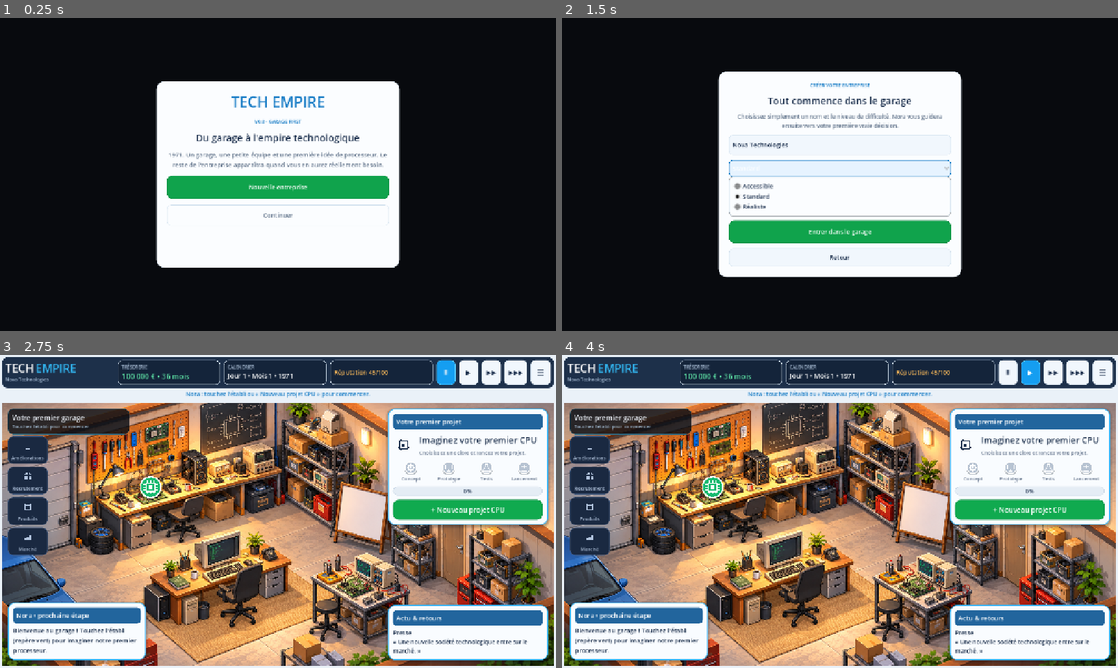
Above: before the commit, frames 1-4 (two rows, left to right).
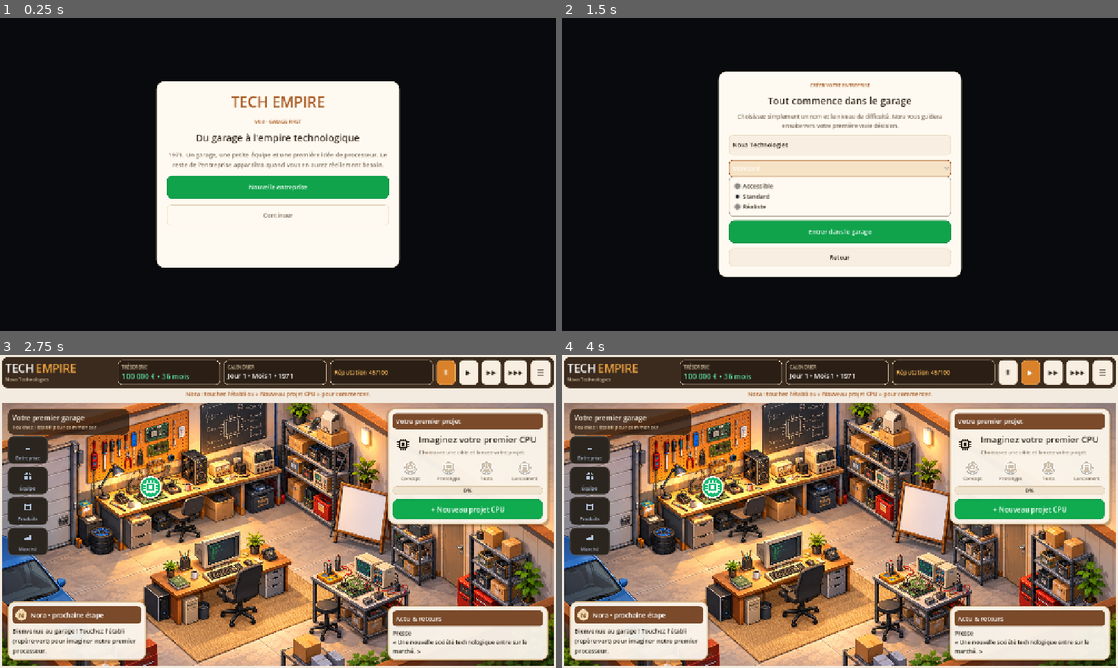
Above: after the commit, the same moments.

Repository: vadorus/addonhardwaregame2d
Game: Godot game, scene res://main.tscn
The game is run twice, just before and just after one commit, with the same random seed, the same clock (stepped at 60 frames per second) and the same inputs.
Inputs:
- Up to frame 1 (0.25 s): no input
- Up to frame 2 (1.5 s): click "Nouvelle entreprise" at 0.5 s; click "Standard" at 1.25 s
- Up to frame 3 (2.75 s): click "Entrer dans le garage" at 2 s
- Up to frame 4 (4 s): click "Ⅱ" at 2.75 s; click "▶" at 3.5 s

The runs differ from the first frame. In frame 1, 1.4% of the frame differs, in the area x 28-72%, y 20-80%; in frame 2, 8.4%; in frame 3, 34%, in the area x 0-100%, y 0-100%; in frame 4, 34%.

Commit message:
v0.8.1: passe chaleur — palette crème/bois/ambre, cartes translucides, visage de Nora, rail aligné sur la navigation
Voir docs/reviews/V081_avant_apres.png

Diff:
--- a/main.gd
+++ b/main.gd
@@ -233,7 +233,7 @@
 	add_child(root_box)
 	game_root = root_box
 
-	var header := _card(Color("1d304a"), 12, 8)
+	var header := _card(Color("3b2b1e"), 12, 8)
 	header.custom_minimum_size.y = 68
 	root_box.add_child(header)
 	var top := HBoxContainer.new()
@@ -251,12 +251,12 @@
 	tech_word.add_theme_color_override("font_color", Color.WHITE)
 	wordmark.add_child(tech_word)
 	var empire := _label("EMPIRE", 26)
-	empire.add_theme_color_override("font_color", Color("32b8f4"))
+	empire.add_theme_color_override("font_color", Color("f2a541"))
 	wordmark.add_child(empire)
 	header_brand_box = brand_box
 	header_wordmark = [tech_word, empire]
 	company_label = _label("Tech Empire", 11)
-	company_label.add_theme_color_override("font_color", Color("b2c7df"))
+	company_label.add_theme_color_override("font_color", Color("dcc7a6"))
 	company_label.vertical_alignment = VERTICAL_ALIGNMENT_CENTER
 	brand_box.add_child(company_label)
 
@@ -264,33 +264,33 @@
 	spacer.custom_minimum_size.x = 8
 	top.add_child(spacer)
 
-	var money_chip := _card(Color("14243a"), 10, 9)
+	var money_chip := _card(Color("2b1f15"), 10, 9)
 	money_chip.size_flags_horizontal = Control.SIZE_EXPAND_FILL
 	var cash_box := VBoxContainer.new()
 	cash_box.add_theme_constant_override("separation", 1)
 	money_chip.add_child(cash_box)
 	var cash_caption := _muted_label("TRÉSORERIE", 10)
-	cash_caption.add_theme_color_override("font_color", Color("b2c7df"))
+	cash_caption.add_theme_color_override("font_color", Color("dcc7a6"))
 	cash_box.add_child(cash_caption)
 	money_label = _label("%s €" % _money(BalanceManager.starting_capital()), 17)
 	money_label.add_theme_color_override("font_color", Color("5ce0a4"))
 	cash_box.add_child(money_label)
 	top.add_child(money_chip)
 
-	var date_chip := _card(Color("14243a"), 10, 9)
+	var date_chip := _card(Color("2b1f15"), 10, 9)
 	date_chip.size_flags_horizontal = Control.SIZE_EXPAND_FILL
 	var calendar_box := VBoxContainer.new()
 	calendar_box.add_theme_constant_override("separation", 1)
 	date_chip.add_child(calendar_box)
 	var calendar_caption := _muted_label("CALENDRIER", 10)
-	calendar_caption.add_theme_color_override("font_color", Color("b2c7df"))
+	calendar_caption.add_theme_color_override("font_color", Color("dcc7a6"))
 	calendar_box.add_child(calendar_caption)
 	date_label = _label("Mois 1 • 1971", 15)
 	date_label.add_theme_color_override("font_color", Color.WHITE)
 	calendar_box.add_child(date_label)
 	top.add_child(date_chip)
 
-	var rep_chip := _card(Color("14243a"), 10, 9)
+	var rep_chip := _card(Color("2b1f15"), 10, 9)
 	rep_chip.size_flags_horizontal = Control.SIZE_EXPAND_FILL
 	reputation_label = _label("Réputation 0", 14)
 	reputation_label.add_theme_color_override("font_color", Color("ffbd5a"))
@@ -303,7 +303,7 @@
 		speed_button.custom_minimum_size = Vector2(44, 46)
 		var speed := float(data[1])
 		speed_button.toggle_mode = true
-		speed_button.add_theme_stylebox_override("pressed", UI.stylebox(Color("159ef1"), 10, 1, Color("57ccff"), 8))
+		speed_button.add_theme_stylebox_override("pressed", UI.stylebox(Color("d9822b"), 10, 1, Color("f0b060"), 8))
 		speed_button.set_meta("speed", speed)
 		speed_buttons.append(speed_button)
 		speed_button.pressed.connect(_request_time_scale.bind(speed))
@@ -1488,7 +1488,7 @@
 	app_theme.set_color("font_color", "LineEdit", APP_TEXT)
 	app_theme.set_color("font_placeholder_color", "LineEdit", APP_MUTED)
 	app_theme.set_color("caret_color", "LineEdit", APP_CYAN)
-	app_theme.set_color("selection_color", "LineEdit", Color("b9def7"))
+	app_theme.set_color("selection_color", "LineEdit", Color("f3d7ae"))
 	app_theme.set_stylebox("normal", "OptionButton", _stylebox(APP_PANEL_ALT, 8, 1, APP_LINE, 9))
 	app_theme.set_stylebox("hover", "OptionButton", _stylebox(APP_CYAN_DARK, 8, 1, APP_CYAN, 9))
 	app_theme.set_stylebox("pressed", "OptionButton", _stylebox(APP_CYAN_DARK, 8, 1, APP_CYAN, 9))
--- a/ui/FirstCpuWorkshop.gd
+++ b/ui/FirstCpuWorkshop.gd
@@ -119,8 +119,8 @@
 	center.size_flags_vertical = Control.SIZE_EXPAND_FILL
 	scroll.add_child(center)
 
-	_panel = LOOK.card(Color("fbfdff"), 20, 20)
-	var panel_style := UI.stylebox(Color("fbfdff"), 20, 2, Color("38b7ff"), 20)
+	_panel = LOOK.card(Color("fffaf1"), 20, 20)
+	var panel_style := UI.stylebox(Color("fffaf1"), 20, 2, Color("e39a45"), 20)
 	panel_style.shadow_color = Color(0.015, 0.05, 0.10, 0.4)
 	panel_style.shadow_size = 12
 	_panel.add_theme_stylebox_override("panel", panel_style)
@@ -135,19 +135,19 @@
 	var header_row := HBoxContainer.new()
 	header_row.add_theme_constant_override("separation", 12)
 	header.add_child(header_row)
-	header_row.add_child(LOOK.badge("chip", Color("159ded"), 48))
+	header_row.add_child(LOOK.badge("chip", Color("d9822b"), 48))
 	var header_copy := VBoxContainer.new()
 	header_copy.size_flags_horizontal = Control.SIZE_EXPAND_FILL
 	header_copy.add_theme_constant_override("separation", 2)
 	header_row.add_child(header_copy)
 	header_copy.add_child(LOOK.label("Atelier CPU", 25, Color.WHITE))
-	_year_label = LOOK.label("", 12, Color("dcefff"))
+	_year_label = LOOK.label("", 12, Color("f6e3c6"))
 	header_copy.add_child(_year_label)
 	_step_label = LOOK.label("1  Objectif     ›     2  Projet", 14, Color.WHITE)
 	header_row.add_child(_step_label)
 	shell.add_child(header)
 
-	_guide_card = LOOK.card(Color("edf6ff"), 12, 10)
+	_guide_card = LOOK.card(Color("faf0e0"), 12, 10)
 	var guide_card := _guide_card
 	var guide_row := HBoxContainer.new()
 	guide_row.add_theme_constant_override("separation", 10)
@@ -389,7 +389,7 @@
 	advisor_box.add_child(_advisor_label)
 	right_column.add_child(advisor_panel)
 
-	var preview_panel := LOOK.card(Color("edf6ff"), 12, 12)
+	var preview_panel := LOOK.card(Color("faf0e0"), 12, 12)
 	_preview_label = LOOK.muted_label("", 13)
 	_preview_label.autowrap_mode = TextServer.AUTOWRAP_WORD_SMART
 	preview_panel.add_child(_preview_label)
--- a/ui/GarageHub.gd
+++ b/ui/GarageHub.gd
@@ -5,9 +5,9 @@
 const ROOM_ART_PATH := "res://assets/ui/garage_reference_v09.png"
 const BADGE := preload("res://ui/GarageBadge.gd")
 const LOOK := preload("res://ui/WorkshopStyle.gd")
-const INK := Color("20334f")
-const MUTED := Color("62728a")
-const BLUE := Color("159ef1")
+const INK := Color("2e2418")
+const MUTED := Color("7a6a58")
+const BLUE := Color("d9822b")
 const WORKPLACE_ART := {
 	0:ROOM_ART_PATH,
 	1:ROOM_ART_PATH,
@@ -17,8 +17,9 @@
 const GARAGE_EMPTY_ART_PATH := ROOM_ART_PATH
 const GARAGE_FALLBACK_PATH := "res://assets/ui/garage_hq.svg"
 const SIDE_ACTIONS := [
-	{"label":"Améliorations","tab":1,"feature":"COMPANY","icon":"screen"},
-	{"label":"Recrutement","tab":2,"feature":"TEAM","icon":"people"},
+	# Mêmes noms que la barre de navigation : un seul vocabulaire pour les mêmes écrans.
+	{"label":"Entreprise","tab":1,"feature":"COMPANY","icon":"screen"},
+	{"label":"Équipe","tab":2,"feature":"TEAM","icon":"people"},
 	{"label":"Produits","tab":4,"feature":"PRODUCTS","icon":"box"},
 	{"label":"Marché","tab":5,"feature":"MARKET","icon":"chart"}
 ]
@@ -28,7 +29,7 @@
 	{"name":"Établi CPU","subtitle":"Conception processeur","tab":3,"feature":"LAB","icon":"chip","color":Color("17ba70"),"rect":Rect2(0.24,0.28,0.06,0.10)},
 	{"name":"Banc de test","subtitle":"Prototype & validation","tab":3,"feature":"LAB","icon":"flask","color":Color("af51de"),"rect":Rect2(0.60,0.54,0.06,0.10)},
 	{"name":"Tableau de planification","subtitle":"R&D, pistes et équipe","tab":3,"feature":"LAB","icon":"chart","color":Color("e4a225"),"rect":Rect2(0.61,0.33,0.06,0.10)},
-	{"name":"Bureau du fondateur","subtitle":"Direction de l'entreprise","tab":1,"feature":"COMPANY","icon":"screen","color":Color("159ef1"),"rect":Rect2(0.39,0.51,0.06,0.10)},
+	{"name":"Bureau du fondateur","subtitle":"Direction de l'entreprise","tab":1,"feature":"COMPANY","icon":"screen","color":Color("3a8fd6"),"rect":Rect2(0.39,0.51,0.06,0.10)},
 	{"name":"Stock & production","subtitle":"Industrialisation","tab":4,"feature":"PRODUCTS","icon":"box","color":Color("ed9440"),"rect":Rect2(0.84,0.60,0.06,0.10)}
 ]
 
@@ -76,6 +77,7 @@
 ## Source des décisions PDG ; remplaçable par les tests.
 var decision_source: Callable = Callable()
 var _focus: Dictionary = {}
+var _phase_row: HBoxContainer
 
 func _ready() -> void:
 	custom_minimum_size = Vector2(0, 560)
@@ -121,7 +123,7 @@
 
 func _build_overlay() -> void:
 	_room_badge = PanelContainer.new()
-	_room_badge.add_theme_stylebox_override("panel", _panel_style(Color(0.03, 0.05, 0.08, 0.82), Color(0.18, 0.42, 0.52, 0.75), 12, 10))
+	_room_badge.add_theme_stylebox_override("panel", _panel_style(Color(0.17, 0.11, 0.07, 0.80), Color(0.72, 0.52, 0.30, 0.75), 12, 10))
 	_room_badge.mouse_filter = Control.MOUSE_FILTER_IGNORE
 	add_child(_room_badge)
 
@@ -131,12 +133,12 @@
 	_room_title = Label.new()
 	_room_title.text = "Garage aménagé"
 	_room_title.add_theme_font_size_override("font_size", 16)
-	_room_title.add_theme_color_override("font_color", Color(0.95, 0.97, 1.0))
+	_room_title.add_theme_color_override("font_color", Color(1.0, 0.96, 0.89))
 	room_box.add_child(_room_title)
 	_room_subtitle = Label.new()
 	_room_subtitle.text = "Touchez un élément du décor"
-	_room_subtitle.add_theme_font_size_override("font_size", 11)
-	_room_subtitle.add_theme_color_override("font_color", Color(0.63, 0.73, 0.82))
+	_room_subtitle.add_theme_font_size_override("font_size", 12)
+	_room_subtitle.add_theme_color_override("font_color", Color(0.90, 0.80, 0.66))
 	room_box.add_child(_room_subtitle)
 
 	_build_gameplay_overlays()
@@ -183,7 +185,7 @@
 	_context_panel = PanelContainer.new()
 	_context_panel.visible = false
 	_context_panel.z_index = 20
-	_context_panel.add_theme_stylebox_override("panel", _panel_style(Color("fbfdff"), BLUE, 14, 14))
+	_context_panel.add_theme_stylebox_override("panel", _panel_style(Color("fffaf1"), BLUE, 14, 14))
 	add_child(_context_panel)
 
 	var context_box := VBoxContainer.new()
@@ -192,7 +194,7 @@
 	_context_title = Label.new()
 	_context_title.add_theme_font_size_override("font_size", 19)
 	_context_title.add_theme_color_override("font_color", Color.WHITE)
-	_context_title.add_theme_stylebox_override("normal", _panel_style(Color("2166a3"), BLUE, 8, 8))
+	_context_title.add_theme_stylebox_override("normal", _panel_style(Color("7a4a2a"), BLUE, 8, 8))
 	context_box.add_child(_context_title)
 	_context_subtitle = Label.new()
 	_context_subtitle.add_theme_font_size_override("font_size", 12)
@@ -242,6 +244,7 @@
 	var phases := HBoxContainer.new()
 	phases.add_theme_constant_override("separation", 4)
 	project_box.add_child(phases)
+	_phase_row = phases
 	for phase in [["Concept", "chip"], ["Prototype", "screen"], ["Tests", "flask"], ["Lancement", "box"]]:
 		var cell := VBoxContainer.new()
 		cell.size_flags_horizontal = Control.SIZE_EXPAND_FILL
@@ -264,7 +267,7 @@
 	_project_progress.custom_minimum_size.y = 18
 	_project_progress.add_theme_color_override("font_color", INK)
 	_project_progress.add_theme_color_override("font_outline_color", Color.TRANSPARENT)
-	_project_progress.add_theme_stylebox_override("background", _panel_style(Color("e5edf5"), Color("c9d6e5"), 9, 0))
+	_project_progress.add_theme_stylebox_override("background", _panel_style(Color("efe3d0"), Color("dcc8a8"), 9, 0))
 	_project_progress.add_theme_stylebox_override("fill", _panel_style(BLUE, BLUE, 9, 0))
 	project_box.add_child(_project_progress)
 	_primary_action = Button.new()
@@ -285,7 +288,22 @@
 	var tasks_box := VBoxContainer.new()
 	_tasks_panel.add_child(tasks_box)
 	# V0.8.1 : Nora remplace la liste de tâches figée — une seule prochaine étape, toujours vraie.
-	_card_heading(tasks_box, "Nora • prochaine étape")
+	var nora_heading := _card_heading(tasks_box, "Nora • prochaine étape")
+	var nora_bar := nora_heading.get_parent()
+	nora_bar.remove_child(nora_heading)
+	var nora_row := HBoxContainer.new()
+	nora_row.add_theme_constant_override("separation", 8)
+	nora_bar.add_child(nora_row)
+	var avatar := Label.new()
+	avatar.text = "N"
+	avatar.custom_minimum_size = Vector2(26, 26)
+	avatar.horizontal_alignment = HORIZONTAL_ALIGNMENT_CENTER
+	avatar.vertical_alignment = VERTICAL_ALIGNMENT_CENTER
+	avatar.add_theme_font_size_override("font_size", 15)
+	avatar.add_theme_color_override("font_color", Color("5a3218"))
+	avatar.add_theme_stylebox_override("normal", _panel_style(Color("f6d7a8"), Color("fff3dd"), 13, 0))
+	nora_row.add_child(avatar)
+	nora_row.add_child(nora_heading)
 	_tasks_label = Label.new()
 	_tasks_label.autowrap_mode = TextServer.AUTOWRAP_WORD_SMART
 	_tasks_label.add_theme_font_size_override("font_size", 14)
@@ -311,16 +329,17 @@
 	_refresh_gameplay_overlays()
 
 func _paper_style() -> StyleBoxFlat:
-	var style := _panel_style(Color("f9fcff"), Color("39b4f5"), 16, 12)
+	# Papier crème légèrement translucide : le décor chaleureux reste perceptible sous les cartes.
+	var style := _panel_style(Color(1.0, 0.98, 0.945, 0.93), Color("d8b88a"), 16, 11)
 	style.set_border_width_all(2)
-	style.shadow_color = Color(0.03, 0.08, 0.16, 0.28)
+	style.shadow_color = Color(0.22, 0.12, 0.04, 0.30)
 	style.shadow_size = 6
 	style.shadow_offset = Vector2(0, 3)
 	return style
 
 func _card_heading(parent: VBoxContainer, text: String) -> Label:
 	var bar := PanelContainer.new()
-	bar.add_theme_stylebox_override("panel", _panel_style(Color("22659d"), Color("22659d"), 7, 7))
+	bar.add_theme_stylebox_override("panel", _panel_style(Color("7a4a2a"), Color("7a4a2a"), 7, 7))
 	parent.add_child(bar)
 	var label := Label.new()
 	label.text = text
@@ -333,7 +352,7 @@
 	for index in range(_phase_badges.size()):
 		var active := index == stage
 		var done := index < stage
-		_phase_badges[index].set("tint", Color("17ba70") if done else (BLUE if active else Color("b7c3d2")))
+		_phase_badges[index].set("tint", Color("17ba70") if done else (BLUE if active else Color("cdbfa9")))
 		_phase_badges[index].queue_redraw()
 		_phase_labels[index].add_theme_color_override("font_color", INK if active else MUTED)
 
@@ -343,8 +362,8 @@
 		button.set_meta("label", str(data.get("label", "Ouvrir")))
 		button.custom_minimum_size = Vector2(92, 40)
 		button.add_theme_font_size_override("font_size", 12)
-		button.add_theme_stylebox_override("normal", _panel_style(Color("1f3755"), Color("6a98c5"), 12, 8))
-		button.add_theme_stylebox_override("disabled", _panel_style(Color("26364b"), Color("5b708c"), 12, 8))
+		button.add_theme_stylebox_override("normal", _panel_style(Color("4a3424"), Color("a07a52"), 12, 8))
+		button.add_theme_stylebox_override("disabled", _panel_style(Color("3e3024"), Color("7d6750"), 12, 8))
 		button.focus_mode = Control.FOCUS_NONE
 		button.z_index = 15
 		button.set_meta("tab", int(data.get("tab", 0)))
@@ -391,7 +410,7 @@
 			amber.set_border_width_all(3)
 			button.add_theme_stylebox_override("normal", amber)
 		else:
-			button.add_theme_stylebox_override("normal", _panel_style(Color("1f3755"), Color("6a98c5"), 12, 8))
+			button.add_theme_stylebox_override("normal", _panel_style(Color("4a3424"), Color("a07a52"), 12, 8))
 		button.modulate = Color(0.70, 0.77, 0.87, 1) if button.disabled else Color.WHITE
 		button.tooltip_text = "%s — disponible avec la progression de l'entreprise" % str(button.get_meta("label", "")) if button.disabled else str(button.get_meta("label", ""))
 
@@ -460,6 +479,11 @@
 		_room_badge.position = Vector2(14.0, 14.0)
 		_room_badge.size = Vector2(clampf(size.x * 0.22, 220.0, 290.0), 50.0)
 	if _project_panel != null:
+		# Écran bas (téléphone, petite fenêtre) : on retire la frise d'étapes pour libérer le décor.
+		if _phase_row != null:
+			var want_phases := size.y >= 560.0
+			if _phase_row.visible != want_phases:
+				_phase_row.visible = want_phases
 		var project_w := clampf(size.x * 0.29, 300.0, 370.0)
 		_project_panel.size = Vector2(project_w, 0.0)
 		_project_panel.position = Vector2(size.x - project_w - 14.0, 14.0)
--- a/ui/UiKit.gd
+++ b/ui/UiKit.gd
@@ -2,15 +2,15 @@
 
 # Shared light surfaces for every management screen, including dynamic content.
 # Semantic colors remain distinct and readable on white.
-const APP_BG := Color("eaf1f8")
-const APP_SHELL := Color("fbfdff")
-const APP_PANEL := Color("ffffff")
-const APP_PANEL_ALT := Color("f1f7fd")
-const APP_TEXT := Color("172b49")
-const APP_MUTED := Color("596c84")
-const APP_LINE := Color("d5e3ef")
-const APP_CYAN := Color("167bc5")
-const APP_CYAN_DARK := Color("e6f3ff")
+const APP_BG := Color("f3ebdf")
+const APP_SHELL := Color("fffaf1")
+const APP_PANEL := Color("fffdf8")
+const APP_PANEL_ALT := Color("f8efe2")
+const APP_TEXT := Color("2e2418")
+const APP_MUTED := Color("7a6a58")
+const APP_LINE := Color("e5d4ba")
+const APP_CYAN := Color("a85a22")
+const APP_CYAN_DARK := Color("f6e3c6")
 const APP_AMBER := Color("93600c")
 const APP_AMBER_DARK := Color("fff7e9")
 const APP_GREEN := Color("087c3b")
--- a/ui/WorkshopStyle.gd
+++ b/ui/WorkshopStyle.gd
@@ -2,10 +2,10 @@
 ## Native controls matching the illustrated garage; no interaction baked into art.
 const UI := preload("res://ui/UiKit.gd")
 const BADGE := preload("res://ui/GarageBadge.gd")
-const INK := Color("172b49")
-const MUTED := Color("596c84")
-const BLUE := Color("167bc5")
-const LINE := Color("d5e3ef")
+const INK := Color("2e2418")
+const MUTED := Color("7a6a58")
+const BLUE := Color("a85a22")
+const LINE := Color("e5d4ba")
 const GREEN := Color("10a34c")
 
 static func label(text: String, size: int = 14, color: Color = INK) -> Label:
@@ -25,15 +25,15 @@
 	return node
 
 static func button_style(button: Button, primary: bool = false) -> void:
-	var base := GREEN if primary else Color("f1f7fd")
+	var base := GREEN if primary else Color("f8efe2")
 	var ink := Color.WHITE if primary else BLUE
 	for state in ["normal", "hover", "pressed", "disabled"]:
 		var fill := base
 		if state == "hover": fill = base.darkened(0.06)
 		if state == "pressed": fill = base.darkened(0.14)
-		if state == "disabled": fill = Color("e9eef4")
+		if state == "disabled": fill = Color("eee5d7")
 		button.add_theme_stylebox_override(state, UI.stylebox(fill, 12, 1, GREEN.darkened(0.15) if primary else LINE, 12))
-	button.add_theme_stylebox_override("focus", UI.stylebox(Color(0, 0, 0, 0), 12, 3, Color("38b7ff"), 12))
+	button.add_theme_stylebox_override("focus", UI.stylebox(Color(0, 0, 0, 0), 12, 3, Color("e39a45"), 12))
 	for state in ["font_color", "font_hover_color", "font_pressed_color", "font_focus_color"]:
 		button.add_theme_color_override(state, ink)
 	button.add_theme_color_override("font_disabled_color", MUTED)
@@ -49,9 +49,9 @@
 	return node
 
 static func input_style(input: LineEdit) -> void:
-	input.add_theme_stylebox_override("normal", UI.stylebox(Color("f6f9fd"), 10, 1, LINE, 12))
+	input.add_theme_stylebox_override("normal", UI.stylebox(Color("fbf4e8"), 10, 1, LINE, 12))
 	input.add_theme_stylebox_override("focus", UI.stylebox(Color.WHITE, 10, 2, BLUE, 12))
 	input.add_theme_color_override("font_color", INK)
 	input.add_theme_color_override("caret_color", BLUE)
 	input.add_theme_color_override("font_placeholder_color", MUTED)
-	input.add_theme_color_override("selection_color", Color("b9def7"))
+	input.add_theme_color_override("selection_color", Color("f3d7ae"))
Binary file added: docs/reviews/V081_avant_apres.png
Not shown, changed: docs/reviews/V081_CLAUDE_PLATFORM_FIXES.md
